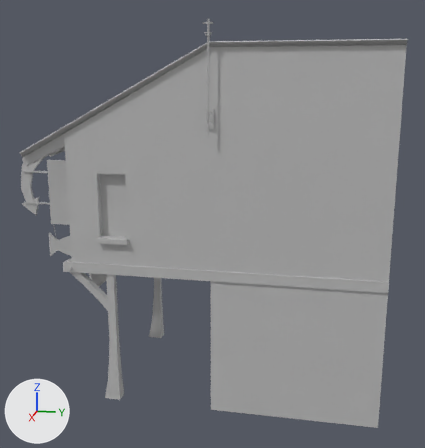
The FBX model Labyrinthe_02_Game/Assets/1.Assets/1.Maisons/Maison_Moyenne_01.fbx: old version first, new version second.
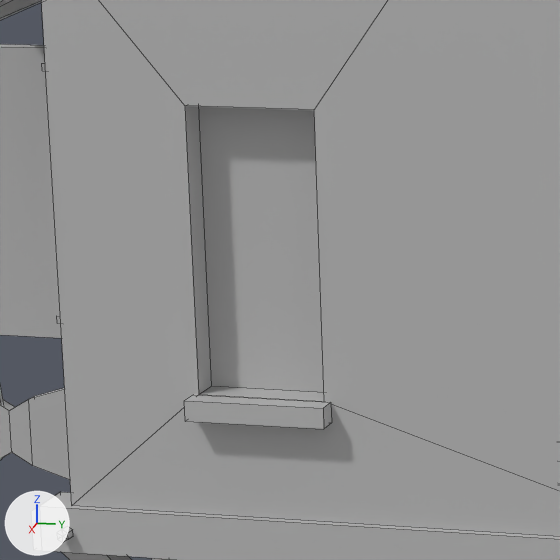
Each version is shown whole from a camera (50 mm lens) standing at (0.385, 0.078, 0.238) and looking at (-0.058, -0.01, 0.127), then close up on the part from 13% to 42% of the width and 34% to 61% of the height. Every picture has the same lights, and +X, +Y and +Z are marked at lower left. The close-ups show mesh edges as thin lines. Where no turn or scale is listed for an object, it has been applied to the vertices. Vertices at the same position are counted once.

Script lines for the objects in view, before the commit:
```python
me_mesh = bpy.data.meshes.new('Mesh')
me_mesh.from_pydata(...)  # 693 vertices, 541 faces; spans x -0.004..0.128, y -0.292..0.0, z 0.0..0.274
me_mesh.materials.append(mat_lambert1)  # grey #bcbcbc
ob_maison_moyenne_01 = bpy.data.objects.new('Maison_Moyenne_01', me_mesh)
ob_maison_moyenne_01.location = (-0.12, 0.12, 0.0)
```
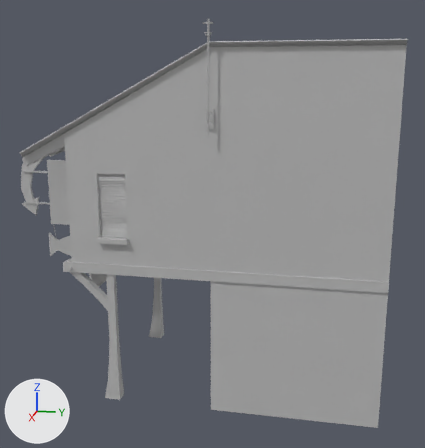
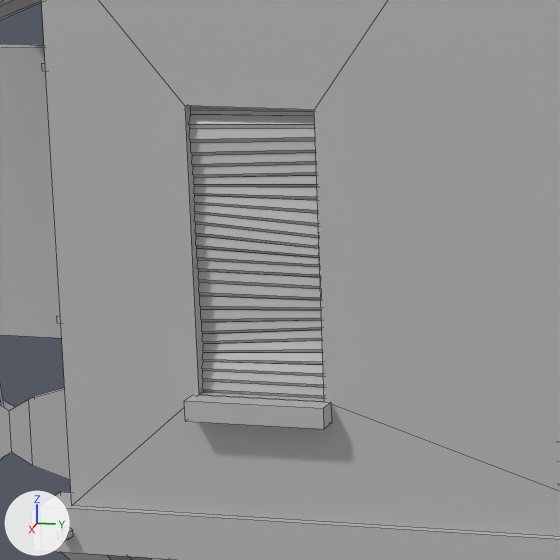
The newer file is also turned or shifted as a whole; pictures and numbers use the older file's frame.

Boxes [x1, y1, x2, y2] around the edits, measured in the close-ups (560 x 560 px):
part 1 of me_mesh, added
    after: [189, 106, 324, 398]

The change, as a diff of the scene's bpy script:
```diff
--- a/Labyrinthe_02_Game/Assets/1.Assets/1.Maisons/Maison_Moyenne_01.fbx.py
+++ b/Labyrinthe_02_Game/Assets/1.Assets/1.Maisons/Maison_Moyenne_01.fbx.py
@@ me_mesh @@
 # used by ob_maison_moyenne_01; location = (-0.12, 0.12, 0.0)
-me_mesh.from_pydata(...)  # 693 vertices, 541 faces; spans x -0.004..0.128, y -0.292..0.0, z 0.0..0.274
+me_mesh.from_pydata(...)  # 889 vertices, 616 faces; spans x -0.004..0.128, y -0.292..0.0, z 0.0..0.274
+# me_mesh part 1
+# 185 vertices are added at x 0.004..0.119, y -0.206..-0.18, z 0.124..0.178
+# 6 new vertices lie (0.0, 0.021, 0.0) away from vertices in x 0.118, y -0.201, z 0.158..0.162
+# 5 new vertices lie (0.0, 0.021, 0.001) away from vertices in x 0.118, y -0.201, z 0.161..0.163
+# 75 new faces join them
 me_mesh.materials.append(mat_lambert1)
```
